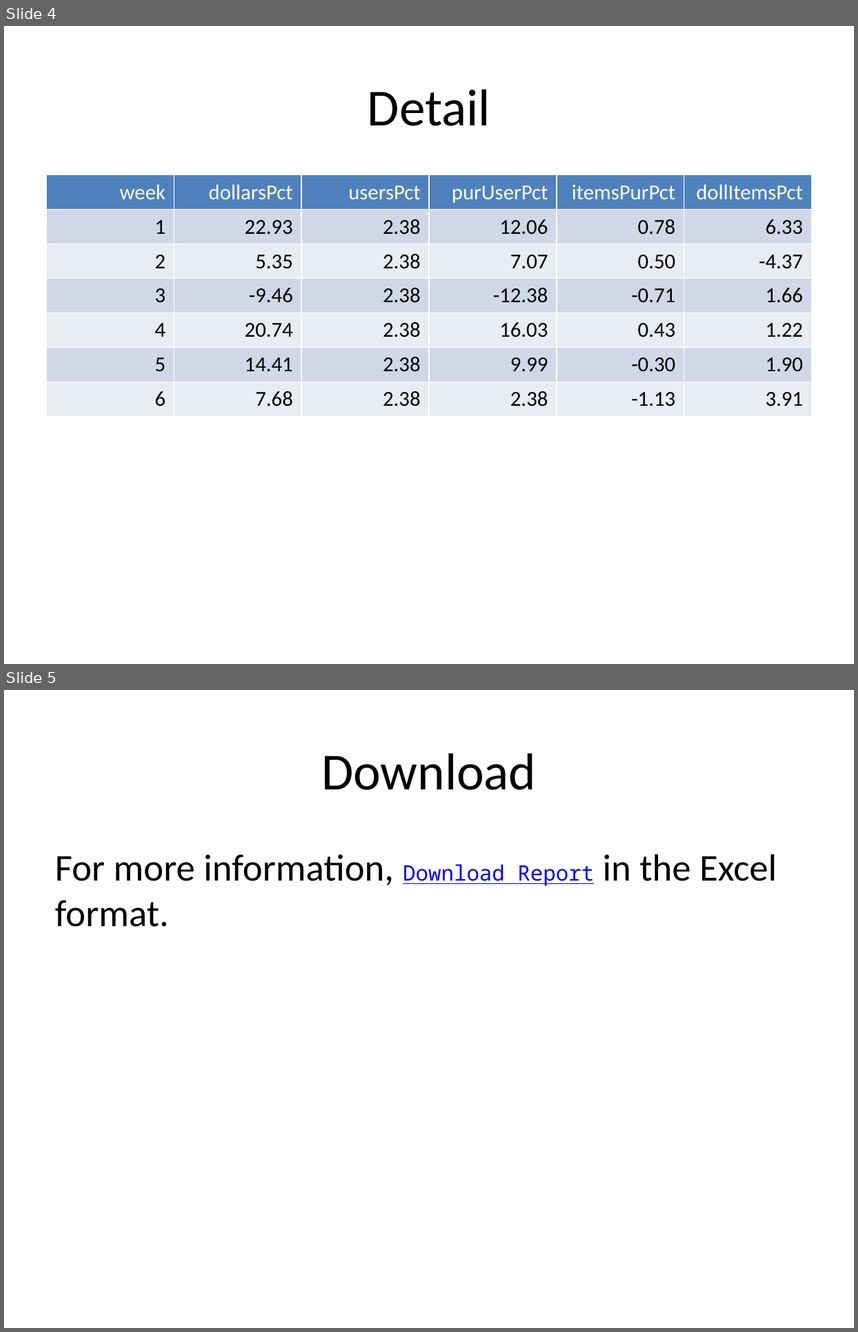
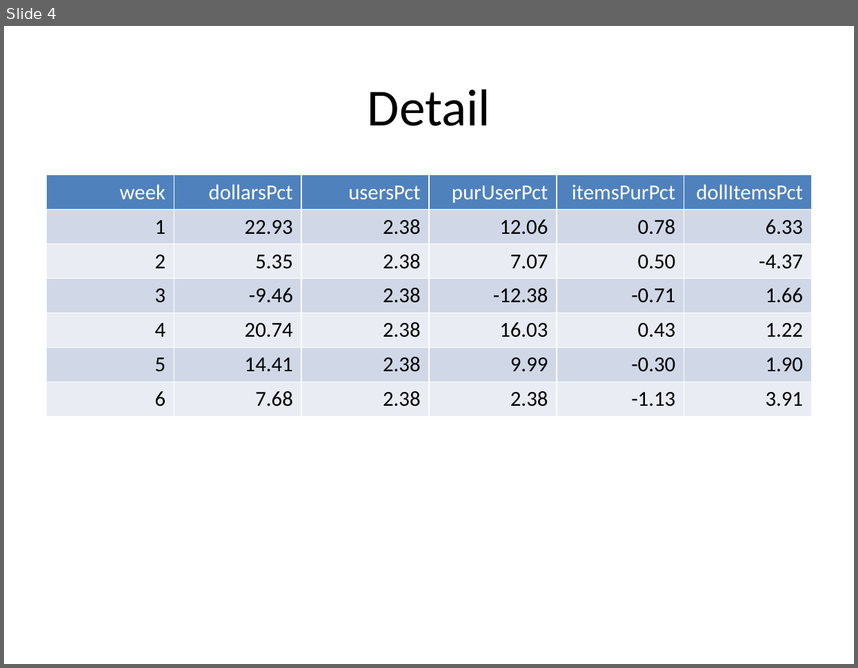
Before and after one commit to sol-eng/customer-tracker, a slide deck: rmarkdown/tracker-powerpoint.pptx. Shown one above the other, each under a label of ours: slides 4 and 5 before the commit, slide 4 after it. The pictures are 858x1332 and 858x668 pixels, drawn with LibreOffice and Linux fonts; fonts in the diff are those of the drawing. Boxes give left, top, right and bottom in pixels: in the first picture for what was removed or moved away, otherwise in the second. Text is boxed around its words. In the diff, an @@ line names an element or a change of style, - is before the commit and + after.

```diff
--- a/rmarkdown/tracker-powerpoint.pptx
+++ b/rmarkdown/tracker-powerpoint.pptx
@@ slide 5 removed at (x1=4, y1=690, x2=854, y2=1328), background #FFFFFF @@
@@ title removed at (x1=321, y1=753, x2=537, y2=790) @@
-Download
@@ text removed at (x1=55, y1=854, x2=777, y2=927) @@
-For more information, Download Report in the Excel format.
```
Also in this commit, not shown: 1 slide changed, 4 other files.
